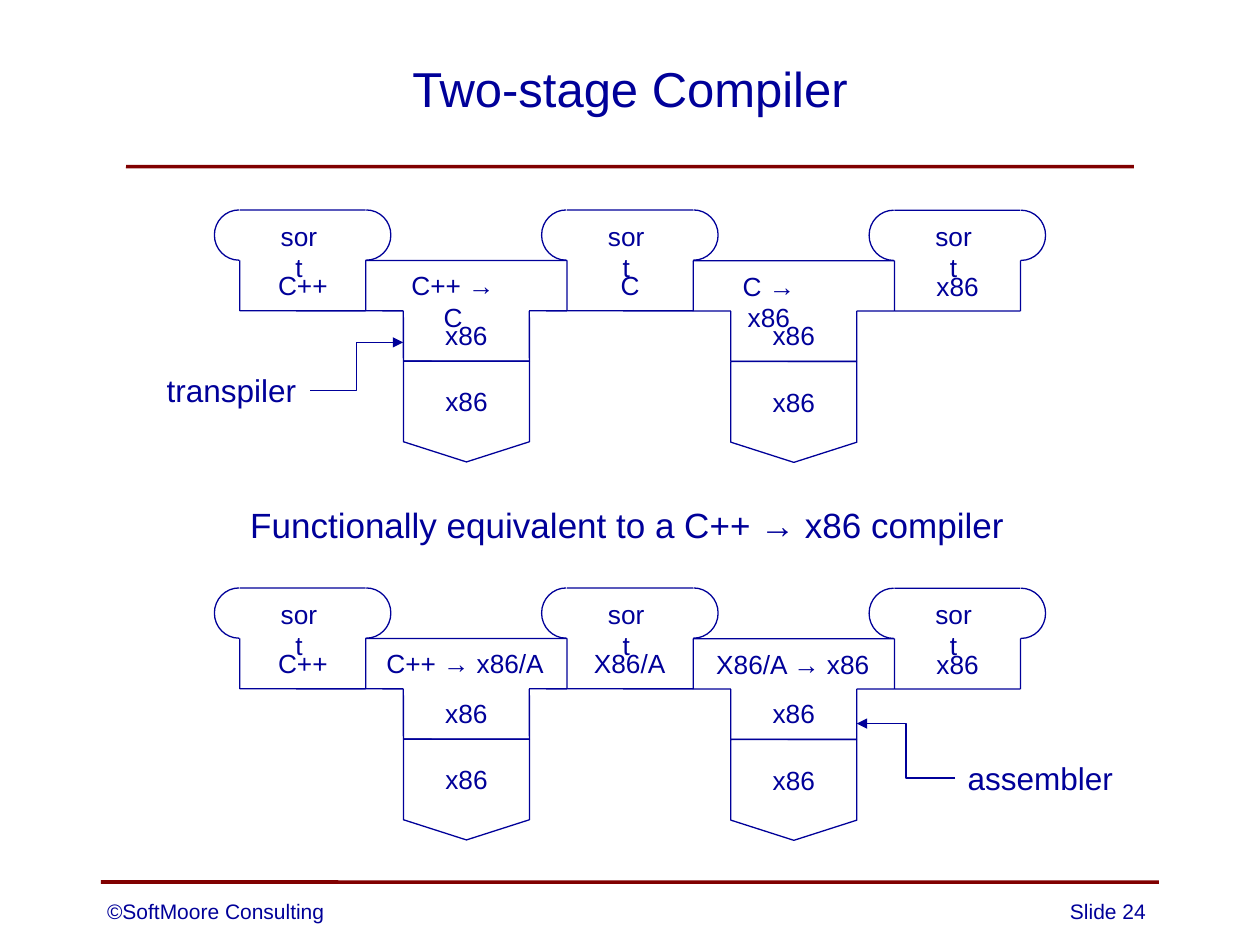
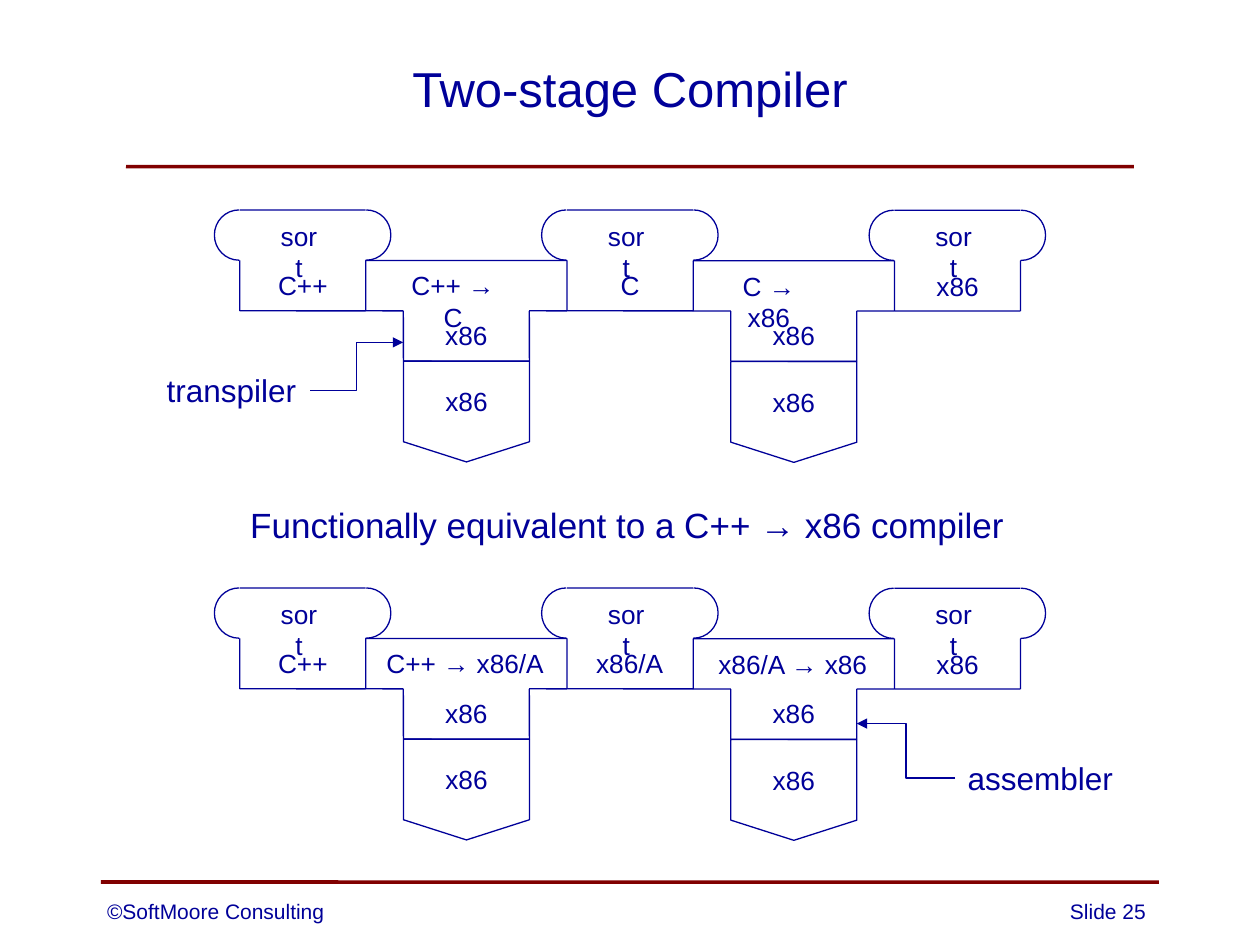
Before and after one commit to SoftMoore/CPRL-Java-3rd, a slide deck: slide 25 of PowerPoints/01 - Overview of Compilers.pptx (slide 24 before the commit). Drawn at 1260x945 pixels with LibreOffice and Linux fonts; fonts in the diff are those of the drawing. Boxes give left, top, right and bottom in pixels: in the first picture for what was removed or moved away, otherwise in the second. Text is boxed around its words. In the diff, an @@ line names an element or a change of style, - is before the commit and + after.

```diff
--- a/PowerPoints/01 - Overview of Compilers.pptx
+++ b/PowerPoints/01 - Overview of Compilers.pptx
@@ text at (596,652,663,674): text changed @@
-X86/A
+x86/A
@@ text at (718,655,867,675): text changed @@
-X86/A → x86
+x86/A → x86
@@ page number at (1070,903,1145,920): text changed @@
-Slide 24
+Slide 25
```
Also in this commit, not shown: 1 other slide changed, 1 slide added, 1 other file.
